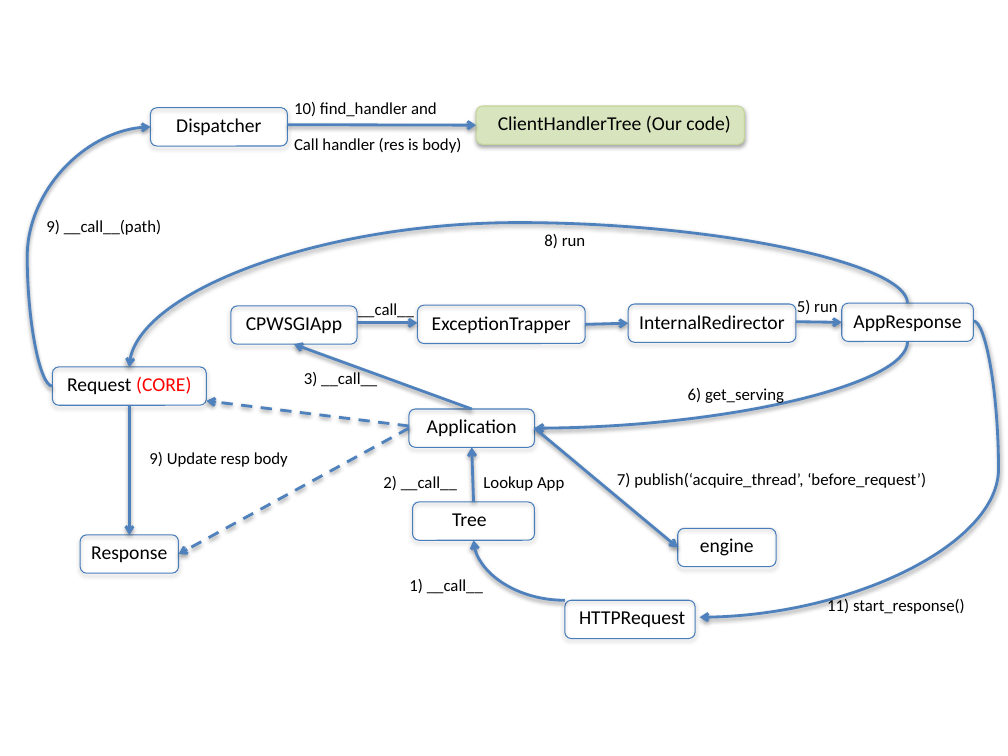
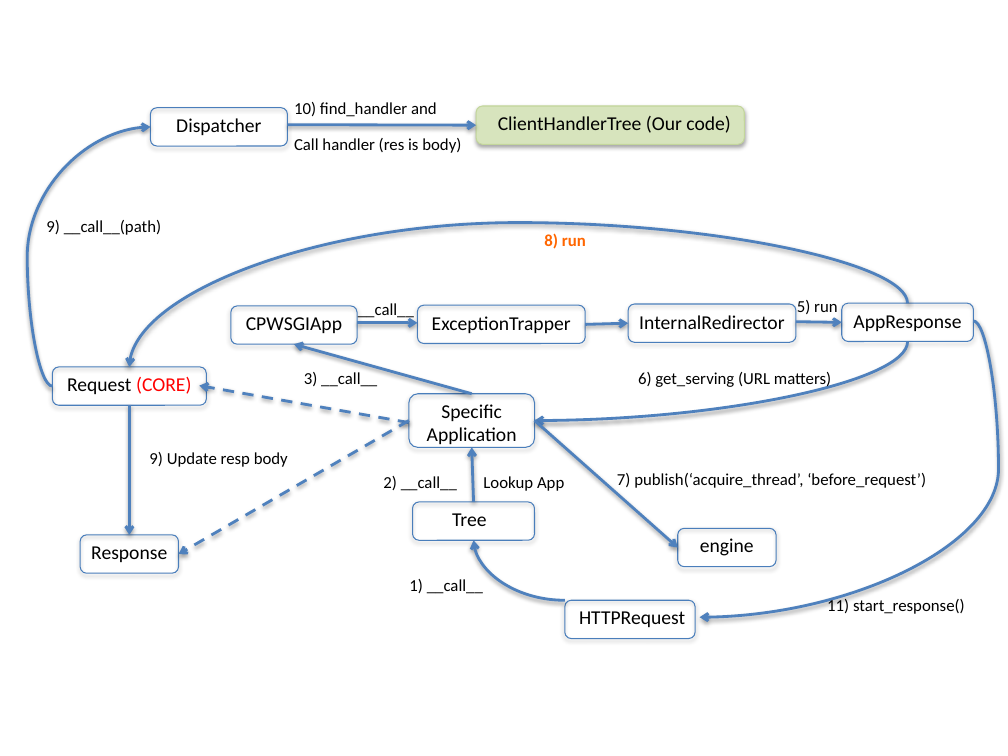
Before and after one commit to chenziliang/summary-of-the-books, a slide deck: slide 3 of cherrypy.pptx. Drawn at 1008x756 pixels with LibreOffice and Linux fonts; fonts in the diff are those of the drawing. Boxes give left, top, right and bottom in pixels: in the first picture for what was removed or moved away, otherwise in the second. Text is boxed around its words. In the diff, an @@ line names an element or a change of style, - is before the commit and + after.

Commit message:
modified:   cherrypy.pptx 	Effective STL.pdf 	spweb.pptx

```diff
--- a/cherrypy.pptx
+++ b/cherrypy.pptx
@@ text "8) run" at (x1=544, y1=233, x2=586, y2=249): text colour #000000 to #FF6600, bold on @@
@@ arrow moved from (472, 409) - (294, 345) to (472, 394) - (294, 345) @@
@@ curved arrow moved from (907, 342) - (534, 428) to (907, 342) - (534, 420) @@
@@ arrow moved from (409, 426) - (207, 401) to (409, 422) - (200, 386) @@
@@ text at (x1=638, y1=372, x2=831, y2=389): text changed @@
-6) get_serving
+6) get_serving (URL matters)
@@ rounded rectangle resized from (x1=409, y1=409, x2=535, y2=448) to (x1=409, y1=394, x2=535, y2=448) @@
@@ text at (x1=427, y1=404, x2=517, y2=444): text changed @@
-Application
+Specific Application
@@ arrow moved from (409, 428) - (178, 554) to (409, 420) - (178, 554) @@
@@ arrow moved from (534, 428) - (677, 547) to (534, 420) - (677, 547) @@
```
